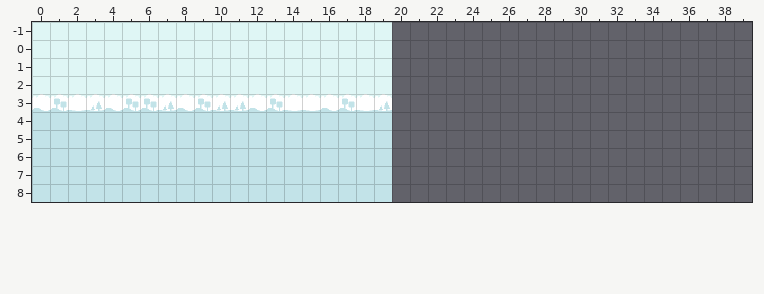
Tiled map -- assets/Tilemaps/Background.tmx. That is the earlier state.
Cells are 24x24 px. Shown: x 0..39, y -1..8. The old version is drawn lined up with the new one.
The same view after the edit:
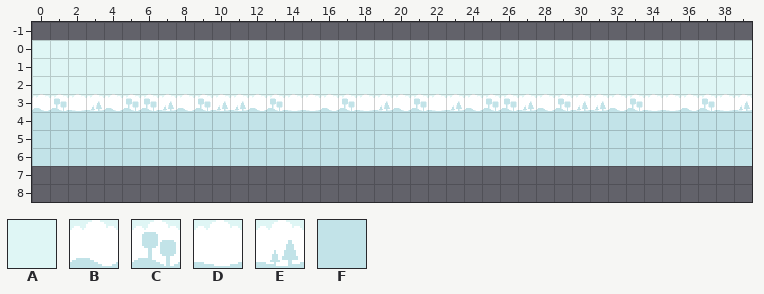
Key: from "BasicBackground": A 0, B 8, C 9, D 10, E 11, F 16.
_ is an empty cell.
The exact change:
{"change": "map size 20x10 -> 40x7 cells (old content now starts at 0,-1; both pictures use the new coordinates)"}
{"where": "layer \"background\""}
{"y":-1,"x":0,"old":"AAAAAAAAAAAAAAAAAAAA","new":"____________________"}
{"y":0,"x":20,"old":"____________________","new":"AAAAAAAAAAAAAAAAAAAA"}
{"y":1,"x":20,"old":"____________________","new":"AAAAAAAAAAAAAAAAAAAA"}
{"y":2,"x":20,"old":"____________________","new":"AAAAAAAAAAAAAAAAAAAA"}
{"y":3,"x":20,"old":"____________________","new":"BCDEBCCEBCEEBCDDBCDE"}
{"y":4,"x":20,"old":"____________________","new":"FFFFFFFFFFFFFFFFFFFF"}
{"y":5,"x":20,"old":"____________________","new":"FFFFFFFFFFFFFFFFFFFF"}
{"y":6,"x":20,"old":"____________________","new":"FFFFFFFFFFFFFFFFFFFF"}
{"y":7,"x":0,"old":"FFFFFFFFFFFFFFFFFFFF","new":"____________________"}
{"y":8,"x":0,"old":"FFFFFFFFFFFFFFFFFFFF","new":"____________________"}
{"label":"changed","picture_box":[32,22,752,202]}
